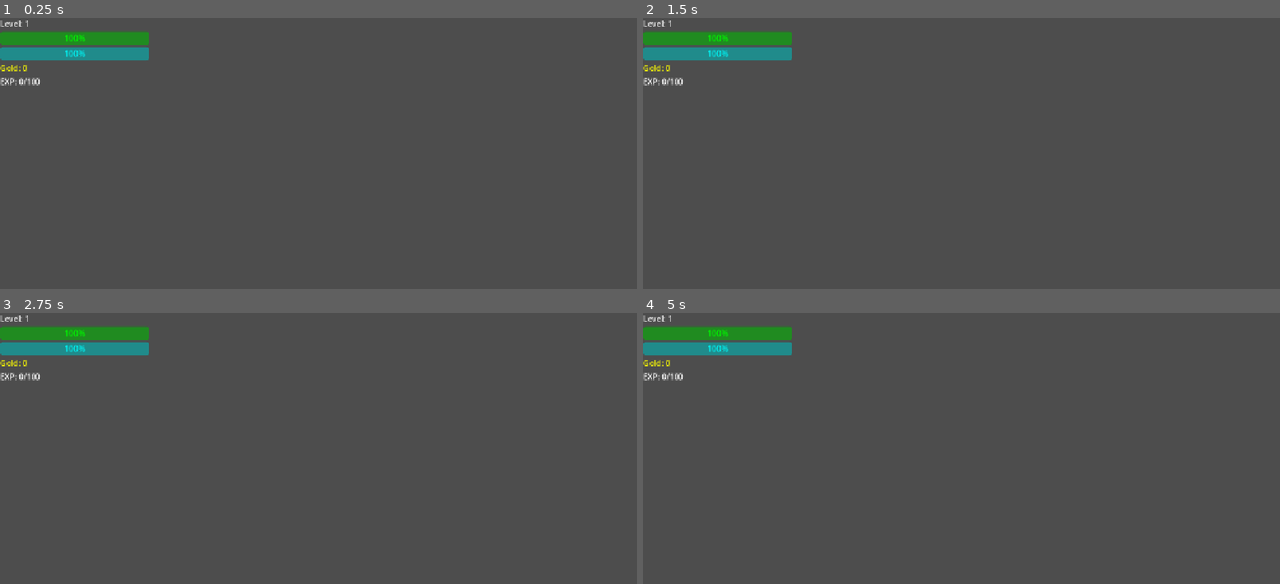
Above: before the commit, frames 1-4 (two rows, left to right).
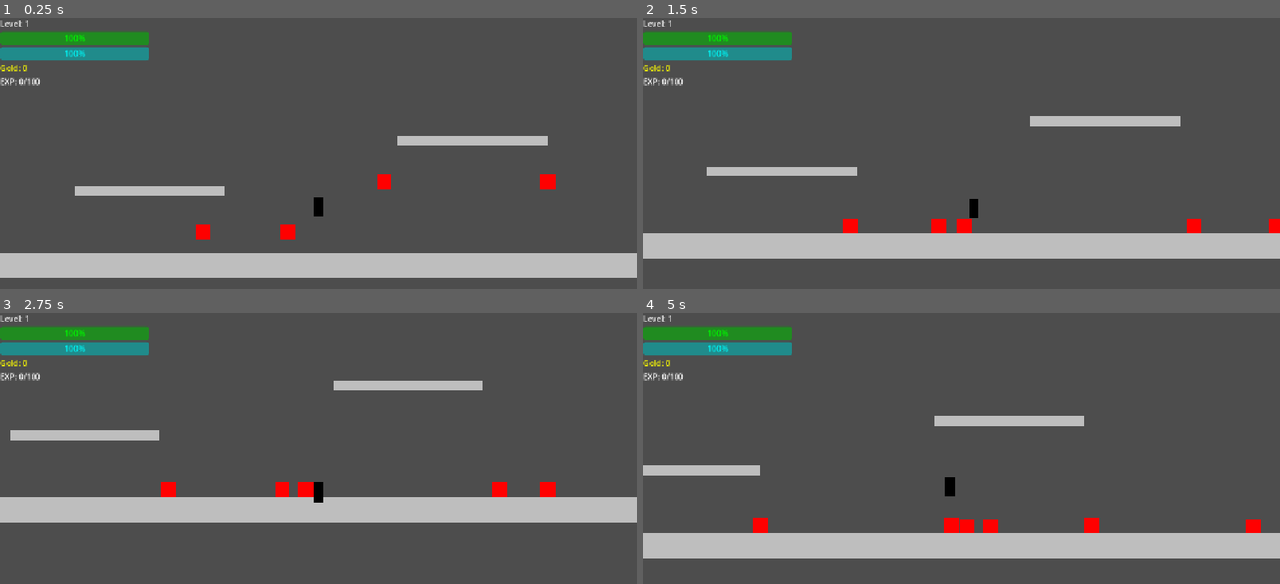
Above: after the commit, the same moments.

Repository: marlonpg/warzone-config
Game: Godot game, scene res://scenes/world/main.tscn
The game is run twice, just before and just after one commit, with the same random seed, the same clock (stepped at 60 frames per second) and the same inputs.
Inputs:
- Up to frame 1 (0.25 s): no input
- Up to frame 2 (1.5 s): tap Enter at 0.5 s; hold Shift 0.53-1.28 s; hold Right from 0.53 s (still down); tap Space at 0.77 s; tap E at 1.35 s
- Up to frame 3 (2.75 s): tap Space at 1.52 s; release Right at 2.03 s; hold Left from 2.03 s (still down); tap Ctrl at 2.1 s
- Up to frame 4 (5 s): release Left at 2.78 s; hold Right 2.78-4.28 s; tap Alt at 2.85 s; tap Space at 3.02, 3.77, 4.52 s; hold Shift 3.53-4.28 s; hold Left from 4.28 s (still down); tap E at 4.35 s

The runs differ from the first frame. In frame 1, 11% of the frame differs, in the area x 0-100%, y 43-96%; in frame 2, 12%; in frame 3, 12%, in the area x 0-100%, y 25-78%; in frame 4, 12%.

Commit message:
Fix rendering: use ColorRect instead of Sprite2D for visibility
- Replace Sprite2D nodes with ColorRect for colored rectangles
- ColorRect renders properly in Godot 4.5 without textures
- Player now visible as black rectangle
- Platforms visible as gray rectangles
- Enemies visible as red rectangles
- Game should now show all visual elements

Co-Authored-By: Claude Haiku 4.5 <noreply@anthropic.com>

Diff:
--- a/godot_game/scripts/world/Main.gd
+++ b/godot_game/scripts/world/Main.gd
@@ -36,10 +36,11 @@
 	collision.shape = shape
 	ground.add_child(collision)
 
-	var sprite = Sprite2D.new()
-	sprite.modulate = Color.GRAY
-	sprite.scale = Vector2(200, 2.5)
-	ground.add_child(sprite)
+	var rect = ColorRect.new()
+	rect.color = Color.GRAY
+	rect.size = Vector2(4000, 50)
+	rect.position = Vector2(-2000, -25)
+	ground.add_child(rect)
 
 	ground.position = Vector2(640, 650)
 	add_child(ground)
@@ -51,10 +52,11 @@
 	p1_collision.shape = p1_shape
 	platform1.add_child(p1_collision)
 
-	var p1_sprite = Sprite2D.new()
-	p1_sprite.modulate = Color.GRAY
-	p1_sprite.scale = Vector2(15, 1)
-	platform1.add_child(p1_sprite)
+	var p1_rect = ColorRect.new()
+	p1_rect.color = Color.GRAY
+	p1_rect.size = Vector2(300, 20)
+	p1_rect.position = Vector2(-150, -10)
+	platform1.add_child(p1_rect)
 
 	platform1.position = Vector2(300, 500)
 	add_child(platform1)
@@ -66,10 +68,11 @@
 	p2_collision.shape = p2_shape
 	platform2.add_child(p2_collision)
 
-	var p2_sprite = Sprite2D.new()
-	p2_sprite.modulate = Color.GRAY
-	p2_sprite.scale = Vector2(15, 1)
-	platform2.add_child(p2_sprite)
+	var p2_rect = ColorRect.new()
+	p2_rect.color = Color.GRAY
+	p2_rect.size = Vector2(300, 20)
+	p2_rect.position = Vector2(-150, -10)
+	platform2.add_child(p2_rect)
 
 	platform2.position = Vector2(950, 400)
 	add_child(platform2)
@@ -86,11 +89,11 @@
 	collision.position = Vector2(0, -10)
 	player.add_child(collision)
 
-	var sprite = Sprite2D.new()
-	sprite.modulate = Color.BLACK
-	sprite.scale = Vector2(1, 2)
-	sprite.offset = Vector2(0, -10)
-	player.add_child(sprite)
+	var rect = ColorRect.new()
+	rect.color = Color.BLACK
+	rect.size = Vector2(20, 40)
+	rect.position = Vector2(-10, -20)
+	player.add_child(rect)
 
 	var anim = AnimationPlayer.new()
 	player.add_child(anim)
@@ -143,10 +146,11 @@
 		collision.shape = shape
 		enemy.add_child(collision)
 
-		var sprite = Sprite2D.new()
-		sprite.modulate = Color.RED
-		sprite.scale = Vector2(1, 1.5)
-		enemy.add_child(sprite)
+		var rect = ColorRect.new()
+		rect.color = Color.RED
+		rect.size = Vector2(30, 30)
+		rect.position = Vector2(-15, -15)
+		enemy.add_child(rect)
 
 		var anim = AnimationPlayer.new()
 		enemy.add_child(anim)
